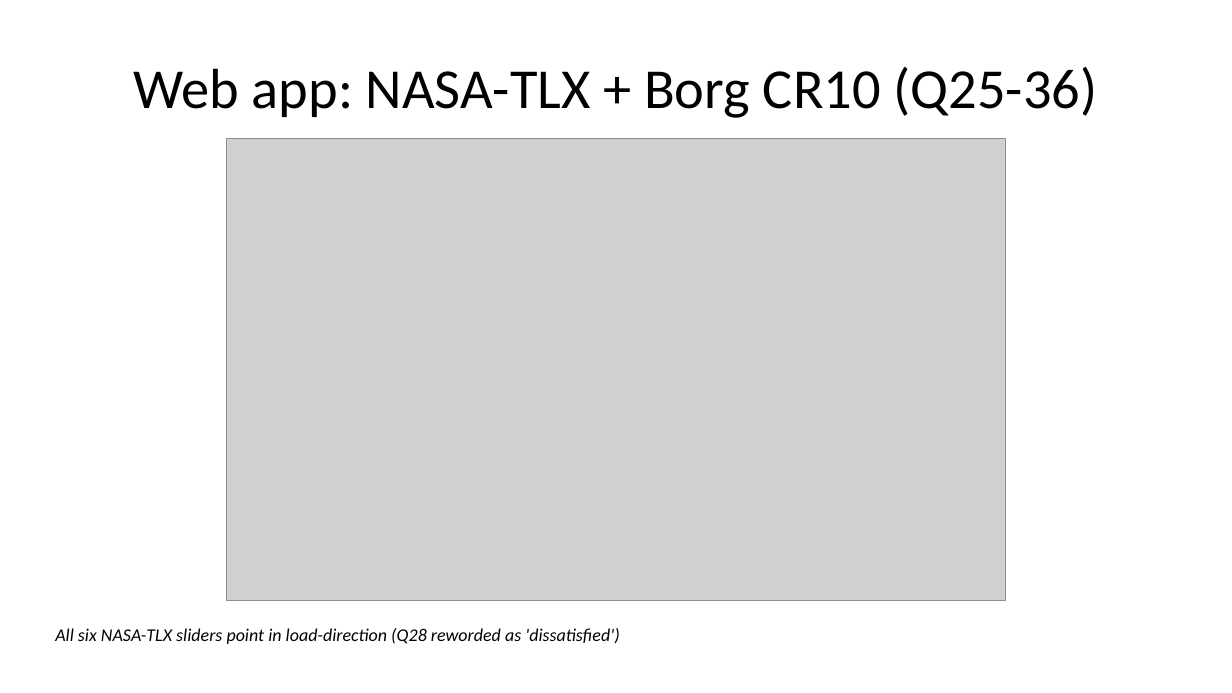
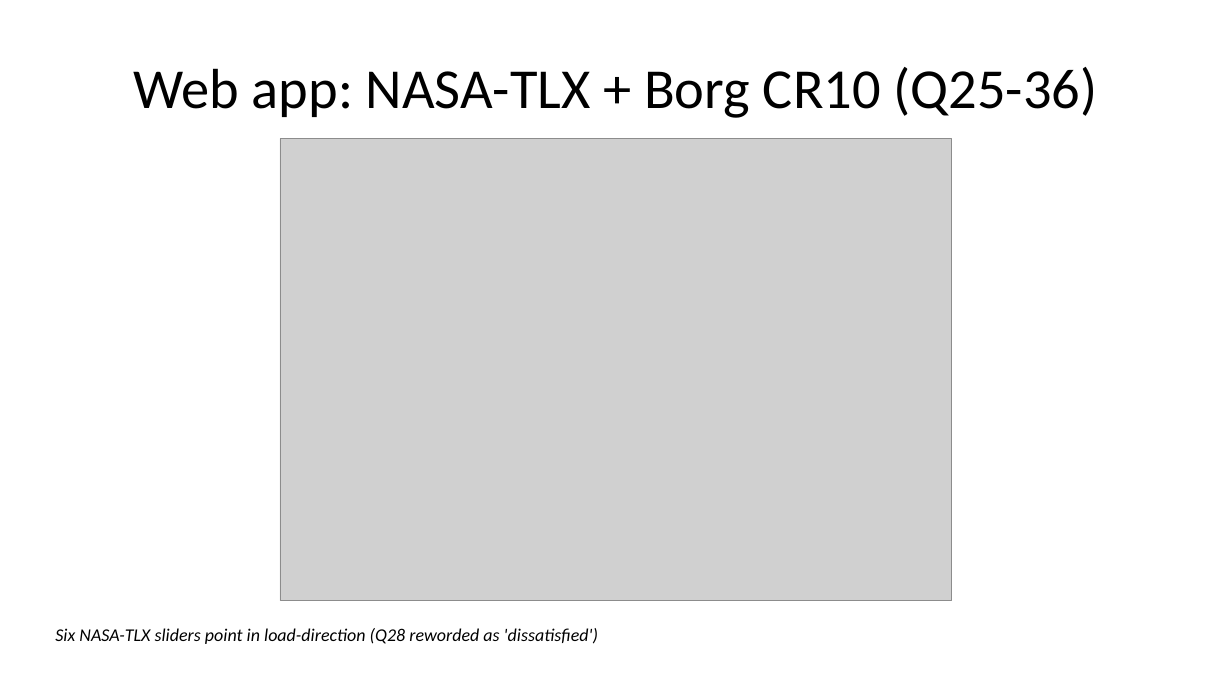
Before and after one commit to AilaVishnu/ergonomic-risk-factor-prediction, a slide deck: slide 59 of deck/Ergonomic_Risk_Factor_Prediction_Project_Plan_WITH_RESULTS.pptx (slide 58 before the commit). Drawn at 1232x693 pixels with LibreOffice and Linux fonts; fonts in the diff are those of the drawing; grey boxes stand for pictures. Boxes give left, top, right and bottom in pixels: in the first picture for what was removed or moved away, otherwise in the second. Text is boxed around its words. In the diff, an @@ line names an element or a change of style, - is before the commit and + after.

```diff
--- a/deck/Ergonomic_Risk_Factor_Prediction_Project_Plan_WITH_RESULTS.pptx
+++ b/deck/Ergonomic_Risk_Factor_Prediction_Project_Plan_WITH_RESULTS.pptx
@@ picture: place and size @@
-picture at box(227, 139, 1006, 601)
+picture at box(280, 139, 952, 601)
@@ text at box(55, 628, 598, 644): text changed @@
-All six NASA-TLX sliders point in load-direction (Q28 reworded as 'dissatisfied')
+Six NASA-TLX sliders point in load-direction (Q28 reworded as 'dissatisfied')
```
Also in this commit, not shown: 4 other slides changed, 3 slides added, 17 other files.
